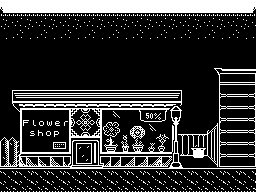
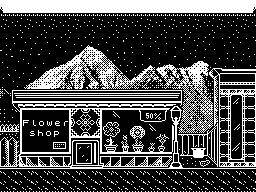
Before/after of a 256 × 192 layered artwork. What changed in the layer stack:
added layer "bg02.bmp" above "Oldbg02.bmp" over [0, 40, 256, 167]
renamed "bg02.bmp" to "Oldbg02.bmp", hid it over [0, 40, 256, 167]
